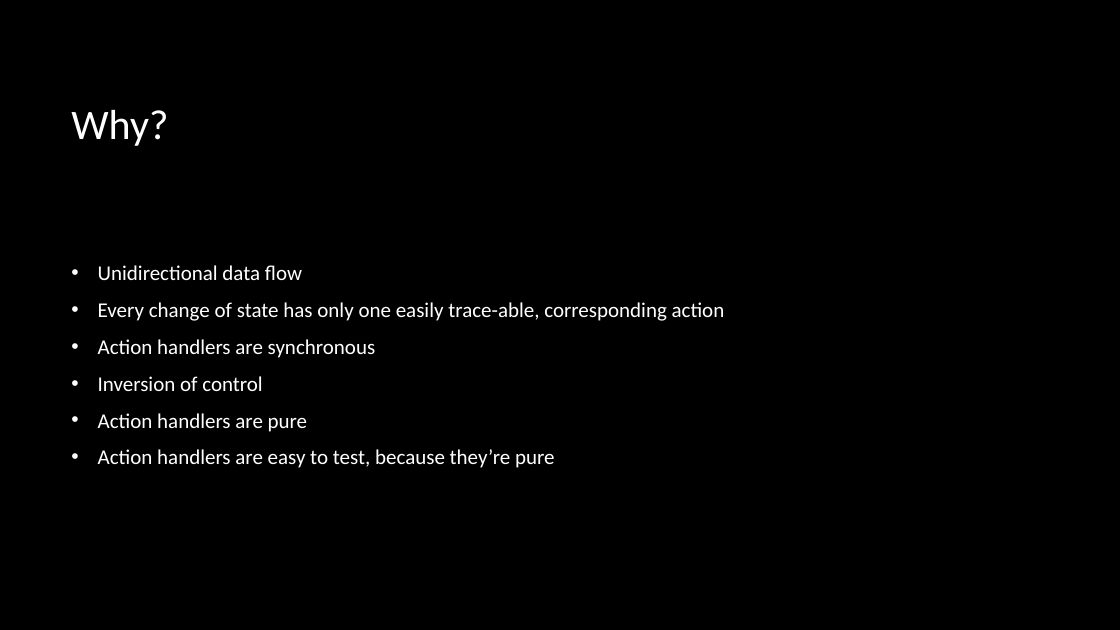
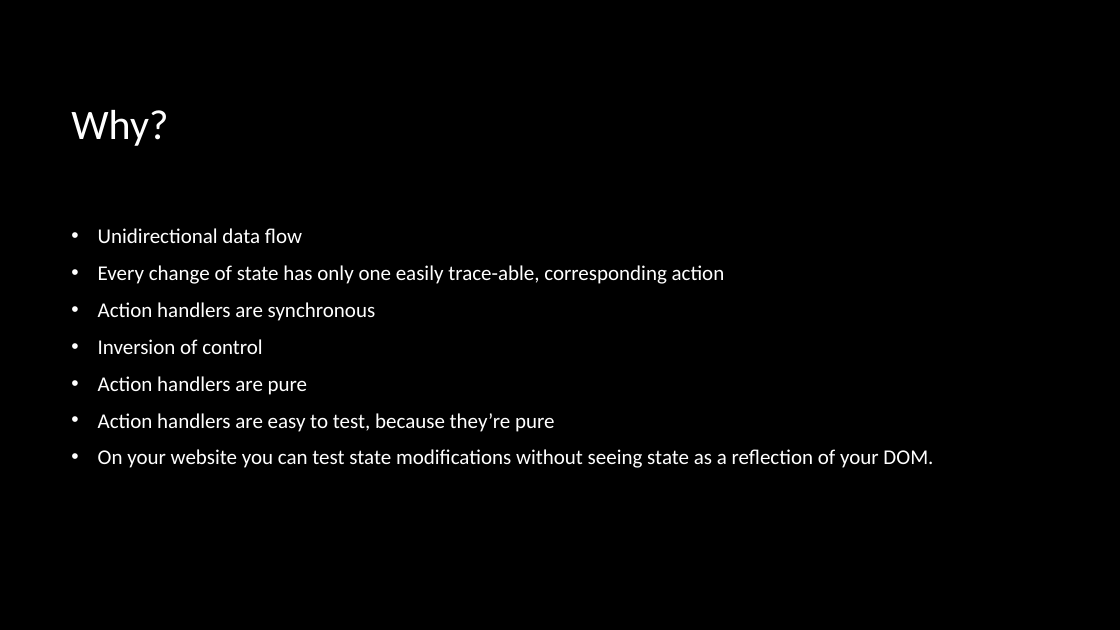
Before and after one commit to Alexpittendrigh/Talks, a slide deck: slide 6 of Redux/Another Redux Talk.pptx. Drawn at 1120x630 pixels with LibreOffice and Linux fonts; fonts in the diff are those of the drawing; background and template pictures are left out. Boxes give left, top, right and bottom in pixels: in the first picture for what was removed or moved away, otherwise in the second. Text is boxed around its words. In the diff, an @@ line names an element or a change of style, - is before the commit and + after.

```diff
--- a/Redux/Another Redux Talk.pptx
+++ b/Redux/Another Redux Talk.pptx
@@ text at [98,449,933,468]: paragraph added @@
+• On your website you can test state modifications without seeing state as a reflection of your DOM.
```
Also in this commit, not shown: 4 slides added, 4 other files.
